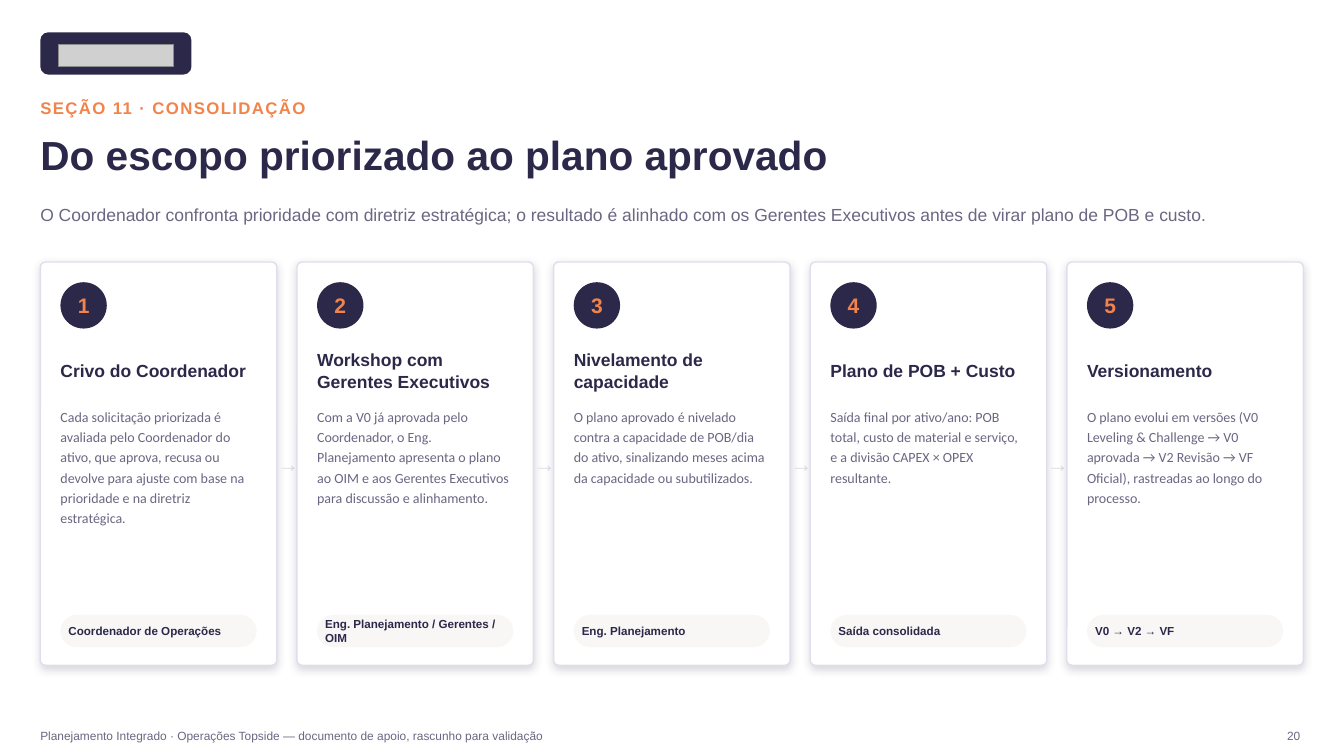
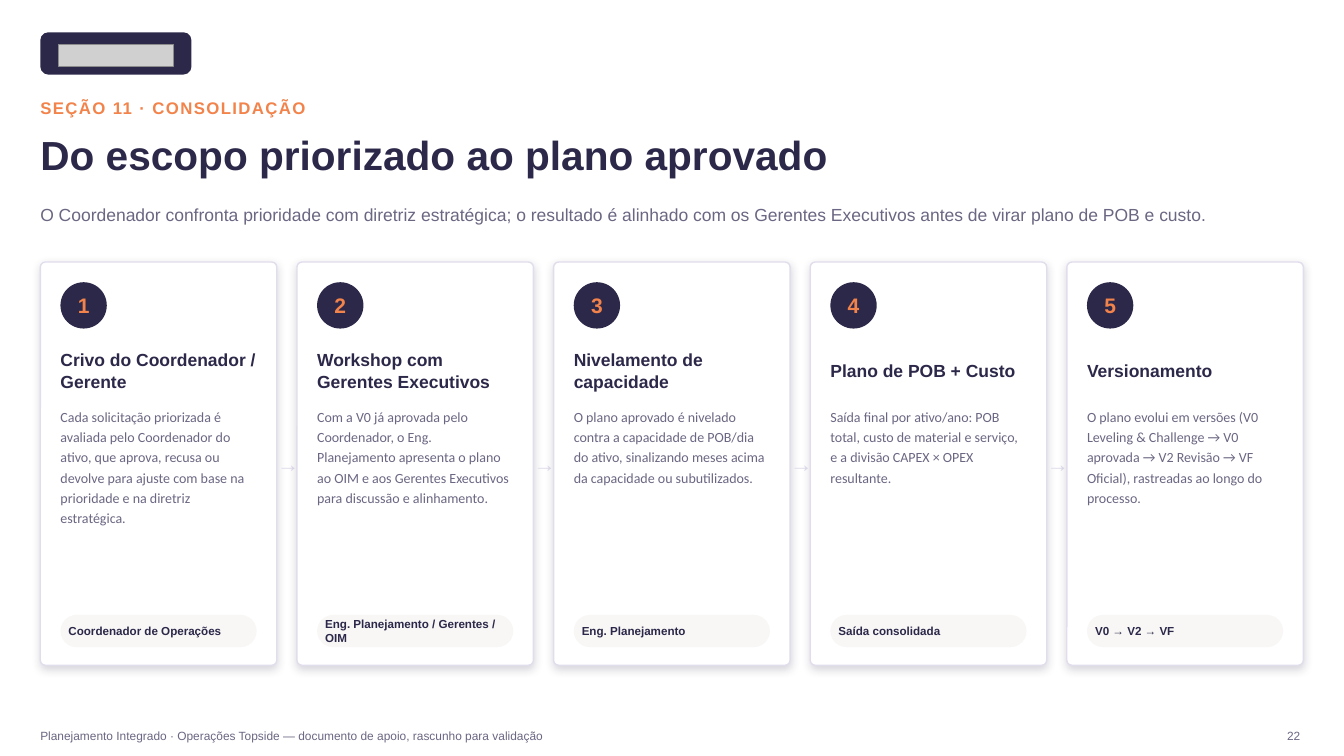
Before and after one commit to LucasRibaas/Planejamento, a slide deck: slide 23 of Planejamento_Integrado_Operacoes_Topside.pptx (slide 21 before the commit). Drawn at 1344x756 pixels with LibreOffice and Linux fonts; fonts in the diff are those of the drawing; grey boxes stand for pictures. Boxes give left, top, right and bottom in pixels: in the first picture for what was removed or moved away, otherwise in the second. Text is boxed around its words. In the diff, an @@ line names an element or a change of style, - is before the commit and + after.

```diff
--- a/Planejamento_Integrado_Operacoes_Topside.pptx
+++ b/Planejamento_Integrado_Operacoes_Topside.pptx
@@ text at box(60, 353, 246, 388): text changed @@
-Crivo do Coordenador
+Crivo do Coordenador / Gerente
@@ text at box(1287, 731, 1300, 740): text changed @@
-20
+22
```
Also in this commit, not shown: 22 other slides changed, 2 slides added, 1 other file.
